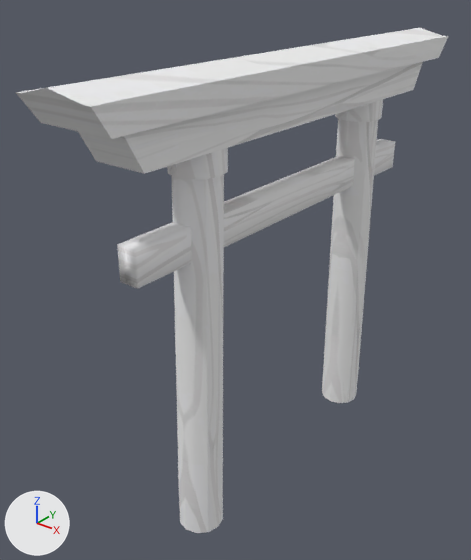
Before and after pictures for a commit that changed the Blender file Yuna/Assets/ART/Models/Torii/Torii.blend.
Before and after are seen from a 50 mm camera at (2.87, -4.25, 4.18) aimed at (-0.31, -0.28, 1.71). Arrows for +X, +Y and +Z are at lower left; the lights stay in place.
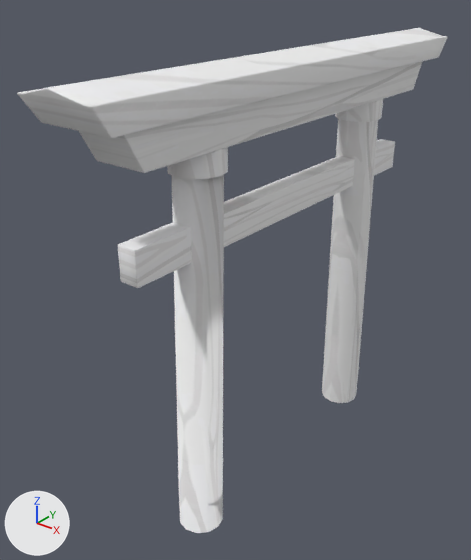
What the commit changed:
me_cube has 46 vertices, 44 faces and spans x -2.19..2.19, y -0.35..0.35, z 3.1..3.61.
me_cube is used by ob_cube; location (0.008, -0.008, 0.0); rotation (0.0, 0.0, 1.569), in degrees (0, 0, 90); scale (1.0, 0.892, 1.0).
me_cube part 1: edges marked sharp go from 48 to 0.
me_cylinder is used by ob_cylinder; location (0.006, -1.043, 0.089); rotation (0.0, 0.0, 1.569), in degrees (0, 0, 90); scale (0.173, 0.173, 0.218).
me_cylinder had 130 vertices, 120 faces and spanned x -1.73..0.95, y -1.19..1.19, z -1.03..13.82.
me_cylinder now has 938 vertices, 928 faces and spans x -1.73..0.95, y -1.19..1.19, z -1.03..13.82.
me_cylinder part 2: 808 vertices added at x -1.73..0.95, y -1.19..1.19, z -1.03..13.82.
Object 'Cube' (ob_cube) gains a BEVEL modifier named 'Bevel'.
Modifier setting: width = 0.01.
Modifier setting: width_pct = 0.01.
Modifier setting: segments = 2.
Object 'Cube.002' (ob_cube_002) gains a BEVEL modifier named 'Bevel'.
Modifier setting: width = 0.01.
Modifier setting: width_pct = 0.01.
Modifier setting: segments = 2.

Boxes [x1, y1, x2, y2] around the edits, measured in the pictures (471 x 560 px):
'Cube', modifiers changed: before [15, 28, 448, 174]; after [17, 28, 447, 173]
part 2 of me_cylinder, added: after [167, 147, 228, 533]
